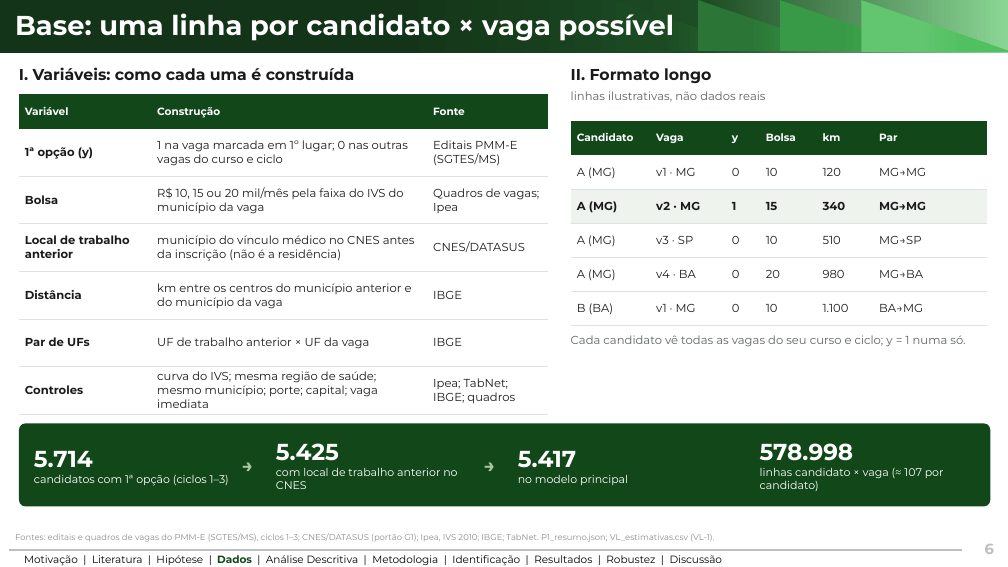
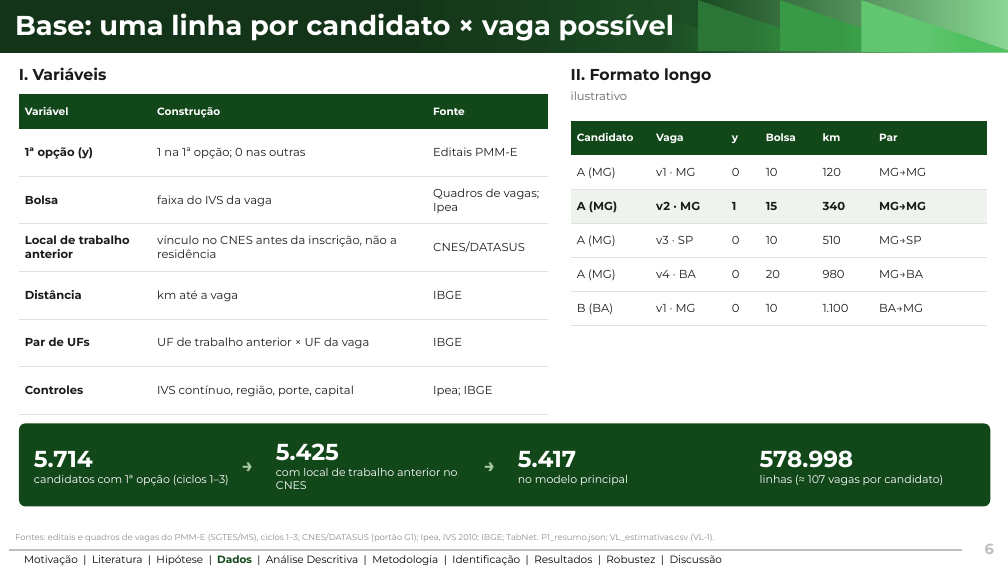
Before and after one commit to ka1victor/impact-eval-health-econ-pmme, a slide deck: slide 6 of output/apresentacao_banca_final/deck_banca_final.pptx. Drawn at 1008x567 pixels with LibreOffice and Linux fonts; fonts in the diff are those of the drawing; background and template pictures are left out. Boxes give left, top, right and bottom in pixels: in the first picture for what was removed or moved away, otherwise in the second. Text is boxed around its words. In the diff, an @@ line names an element or a change of style, - is before the commit and + after.

```diff
--- a/output/apresentacao_banca_final/deck_banca_final.pptx
+++ b/output/apresentacao_banca_final/deck_banca_final.pptx
@@ text at <box>19,67,107,80</box>: text changed @@
-I. Variáveis: como cada uma é construída
+I. Variáveis
@@ table at <box>19,95,548,414</box> @@
-row 2, column 2: 1 na vaga marcada em 1º lugar; 0 nas outras vagas do curso e ciclo
+row 2, column 2: 1 na 1ª opção; 0 nas outras
-row 2, column 3: Editais PMM-E (SGTES/MS)
+row 2, column 3: Editais PMM-E
-row 3, column 2: R$ 10, 15 ou 20 mil/mês pela faixa do IVS do município da vaga
+row 3, column 2: faixa do IVS da vaga
-row 4, column 2: município do vínculo médico no CNES antes da inscrição (não é a residência)
+row 4, column 2: vínculo no CNES antes da inscrição, não a residência
-row 5, column 2: km entre os centros do município anterior e do município da vaga
+row 5, column 2: km até a vaga
-row 7, column 2: curva do IVS; mesma região de saúde; mesmo município; porte; capital; vaga imediata
+row 7, column 2: IVS contínuo, região, porte, capital
-row 7, column 3: Ipea; TabNet; IBGE; quadros
+row 7, column 3: Ipea; IBGE
@@ text at <box>571,91,627,100</box>: text changed @@
-linhas ilustrativas, não dados reais
+ilustrativo
@@ text removed at <box>571,335,965,347</box> @@
-Cada candidato vê todas as vagas do seu curso e ciclo; y = 1 numa só.
@@ text at <box>760,475,943,485</box>: text changed @@
-linhas candidato × vaga (≈ 107 por candidato)
+linhas (≈ 107 vagas por candidato)
```
Also in this commit, not shown: 13 other slides changed, 5 other files.
